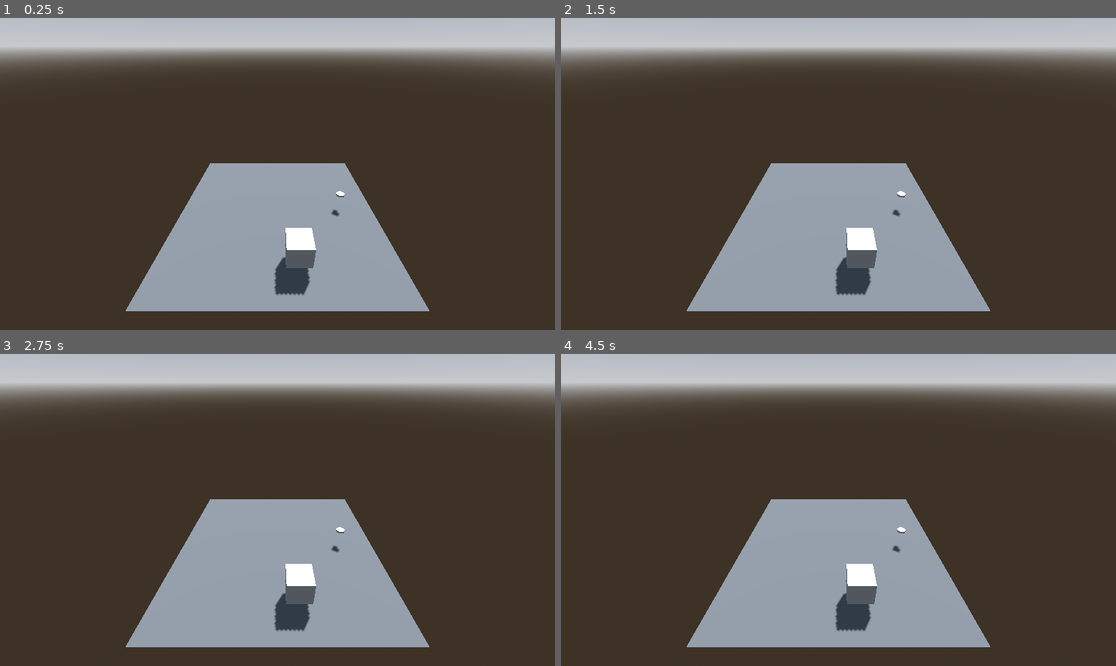
Above: before the commit, frames 1-4 (two rows, left to right).
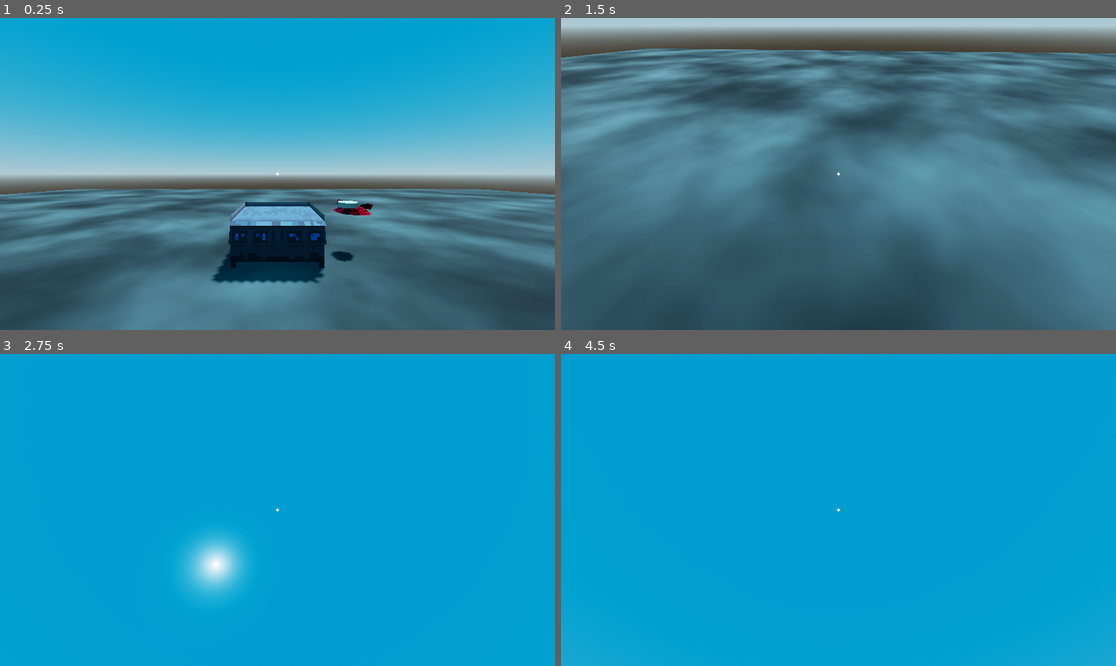
Above: after the commit, the same moments.

Repository: ZsoltHevesi/spooky-cooking-sim
Game: Godot game, scene res://3d_cooking/worlds/restaurant.tscn
Same seed, same stepped clock (60 frames per second), same inputs: the game is played once before the commit and once after it. Before the commit the project starts from res://3d_cooking/worlds/3d_testScene.tscn.
Inputs (mouse positions are in pixels of both pictures, inside the frame that each line leads up to):
- Up to frame 1 (0.25 s): no input
- Up to frame 2 (1.5 s): tap Enter at 0.5 s; move the mouse to (960, 158) at 0.52 s; hold D (move_right) 0.53-1.25 s; tap E (interact) at 0.6 s; click (960, 158) at 0.67 s; drag from (727, 189) to (810, 236) at 1.27 s
- Up to frame 3 (2.75 s): tap Space at 2 s; move the mouse to (333, 441) at 2.02 s; hold D (move_right) from 2.03 s (still down); tap E (interact) at 2.1 s
- Up to frame 4 (4.5 s): release D (move_right) at 2.75 s; tap Enter at 2.75, 4.25 s; drag from (810, 572) to (672, 463) at 2.77 s; tap Space at 3.5 s; move the mouse to (1005, 556) at 3.52 s; hold A (move_left) 3.53-4.25 s; tap E (interact) at 3.6 s; drag from (672, 463) to (755, 432) at 4.27 s

The runs differ from the first frame. In frame 1, 100% of the frame differs, in the area x 0-100%, y 0-100%; in frame 2, 97%; in frame 3, 100%; in frame 4, 100%.

Commit message:
interaction raycast now works

Diff:
--- a/_Scenes/stove.gd
+++ b/_Scenes/stove.gd
@@ -1,4 +1,4 @@
-extends MeshInstance3D
+extends StaticBody3D
 
 var grabbed_object = null
 var mouse = Vector2()
--- a/_Scenes/stove.tscn
+++ b/_Scenes/stove.tscn
@@ -1,28 +1,27 @@
-[gd_scene load_steps=5 format=3 uid="uid://dkvtpsehkkh4g"]
+[gd_scene load_steps=6 format=3 uid="uid://dkvtpsehkkh4g"]
 
 [ext_resource type="ArrayMesh" uid="uid://bins0jj5w5ep6" path="res://_Assets/Objects/Spookjam_Grill_Clean.obj" id="1_r1tfd"]
 [ext_resource type="Texture2D" uid="uid://pnw6ihra53u1" path="res://_Assets/Objects/Spookjam_Grill_clean.png" id="1_vs0ia"]
-
-[sub_resource type="BoxShape3D" id="BoxShape3D_jtq5t"]
-size = Vector3(1, 0.5, 1)
+[ext_resource type="Script" path="res://_Scenes/stove.gd" id="3_43lh2"]
 
 [sub_resource type="StandardMaterial3D" id="StandardMaterial3D_qax8x"]
 cull_mode = 2
 albedo_texture = ExtResource("1_vs0ia")
 texture_filter = 0
 
-[node name="stove_prototype" type="Node3D" groups=["stove"]]
-transform = Transform3D(-4.37114e-08, 0, 1, 0, 1, 0, -1, 0, -4.37114e-08, 0, 0, 0)
+[sub_resource type="BoxShape3D" id="BoxShape3D_jtq5t"]
+size = Vector3(1, 0.5, 1)
 
-[node name="StaticBody3D" type="StaticBody3D" parent="."]
-transform = Transform3D(-4.37114e-08, 0, -1, 0, 1, 0, 1, 0, -4.37114e-08, 0, 0, 0)
-collision_layer = 3
+[node name="stove" type="MeshInstance3D"]
+layers = 2
+material_override = SubResource("StandardMaterial3D_qax8x")
+mesh = ExtResource("1_r1tfd")
+
+[node name="StaticBody3D" type="StaticBody3D" parent="." groups=["stove"]]
+collision_layer = 2
 collision_mask = 3
+script = ExtResource("3_43lh2")
 
 [node name="CollisionShape3D" type="CollisionShape3D" parent="StaticBody3D"]
 transform = Transform3D(1, 0, 0, 0, 1, 0, 0, 0, 1, 0, 0.25, 0)
 shape = SubResource("BoxShape3D_jtq5t")
-
-[node name="MeshInstance3D" type="MeshInstance3D" parent="."]
-material_override = SubResource("StandardMaterial3D_qax8x")
-mesh = ExtResource("1_r1tfd")
--- a/player/interaction_raycast.gd
+++ b/player/interaction_raycast.gd
@@ -2,6 +2,8 @@
 
 func _physics_process(delta):
 	if is_colliding():
-		if Input.is_action_just_released("interact"):
+		if get_collider() is Node:
 			if get_collider().is_in_group("stove"):
-				get_collider().use()
+				print("STOVE TOUCHER")
+				if Input.is_action_just_released("interact"):
+					get_collider().use()
--- a/player/player.tscn
+++ b/player/player.tscn
@@ -10,6 +10,7 @@
 
 [node name="CharacterBody3D" type="CharacterBody3D" node_paths=PackedStringArray("CAMERA_CONTROLLER")]
 transform = Transform3D(1, 0, 0, 0, 1, 0, 0, 0, 1, 0, 0.75, 0)
+collision_mask = 3
 script = ExtResource("1_xr0jd")
 CAMERA_CONTROLLER = NodePath("camera_node/Camera3D")
 
@@ -21,9 +22,9 @@
 [node name="camera_node" type="Node3D" parent="."]
 transform = Transform3D(1, 0, 0, 0, 1, 0, 0, 0, 1, 0, 0.75, 0)
 
-[node name="interaction_raycast" type="RayCast3D" parent="camera_node"]
-target_position = Vector3(0, 0, -1)
-collision_mask = 3
+[node name="Camera3D" type="Camera3D" parent="camera_node"]
+
+[node name="interaction_raycast" type="RayCast3D" parent="camera_node/Camera3D"]
+target_position = Vector3(0, 0, -10)
+collision_mask = 2
 script = ExtResource("3_tkynn")
-
-[node name="Camera3D" type="Camera3D" parent="camera_node"]
--- a/project.godot
+++ b/project.godot
@@ -11,7 +11,7 @@
 [application]
 
 config/name="Spooky Cooking Sim"
-run/main_scene="res://3d_cooking/worlds/3d_testScene.tscn"
+run/main_scene="res://3d_cooking/worlds/restaurant.tscn"
 config/features=PackedStringArray("4.3", "GL Compatibility")
 config/icon="res://icon.svg"
 
@@ -57,6 +57,10 @@
 ]
 }
 
+[layer_names]
+
+3d_physics/layer_1="player"
+
 [rendering]
 
 textures/canvas_textures/default_texture_filter=0
